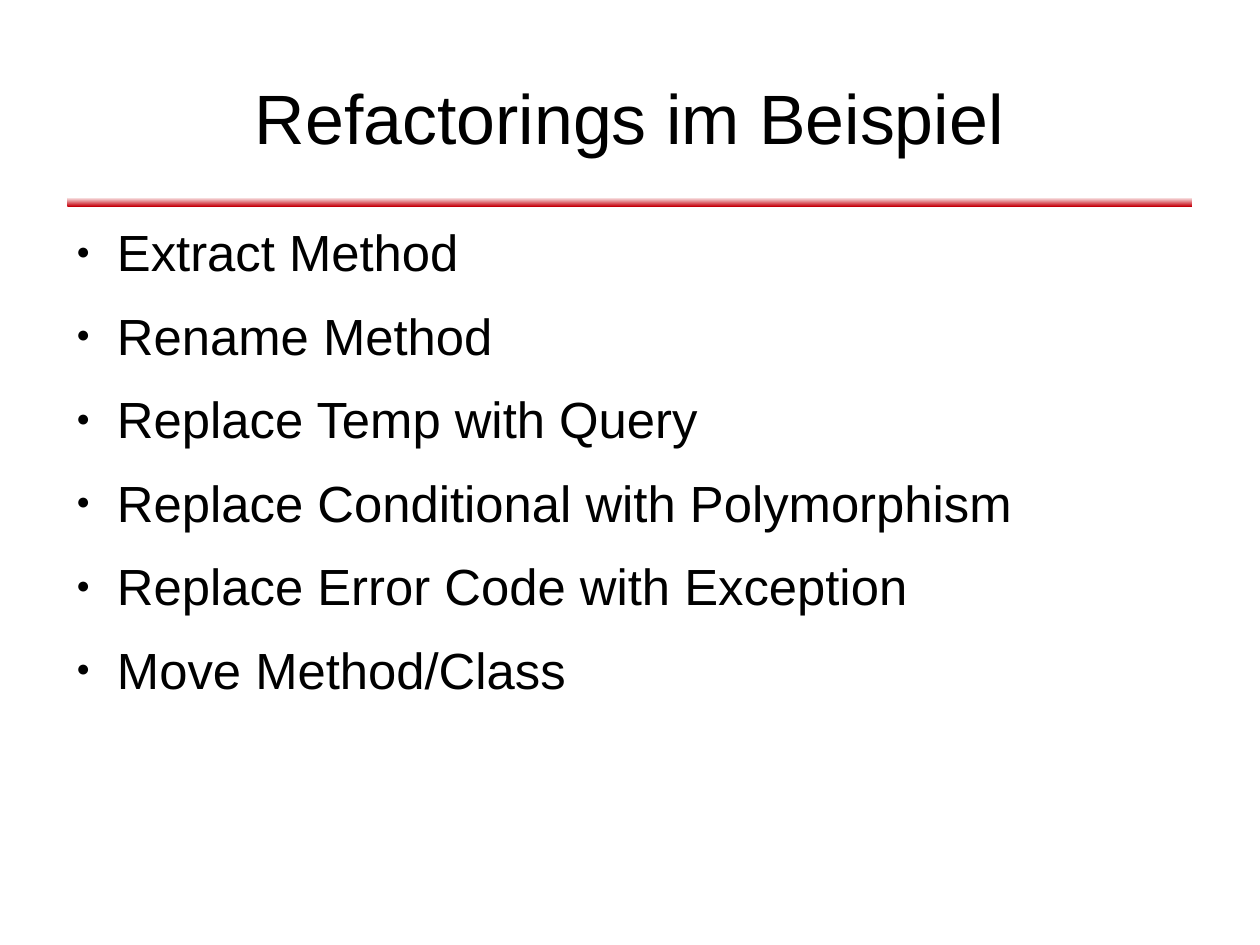
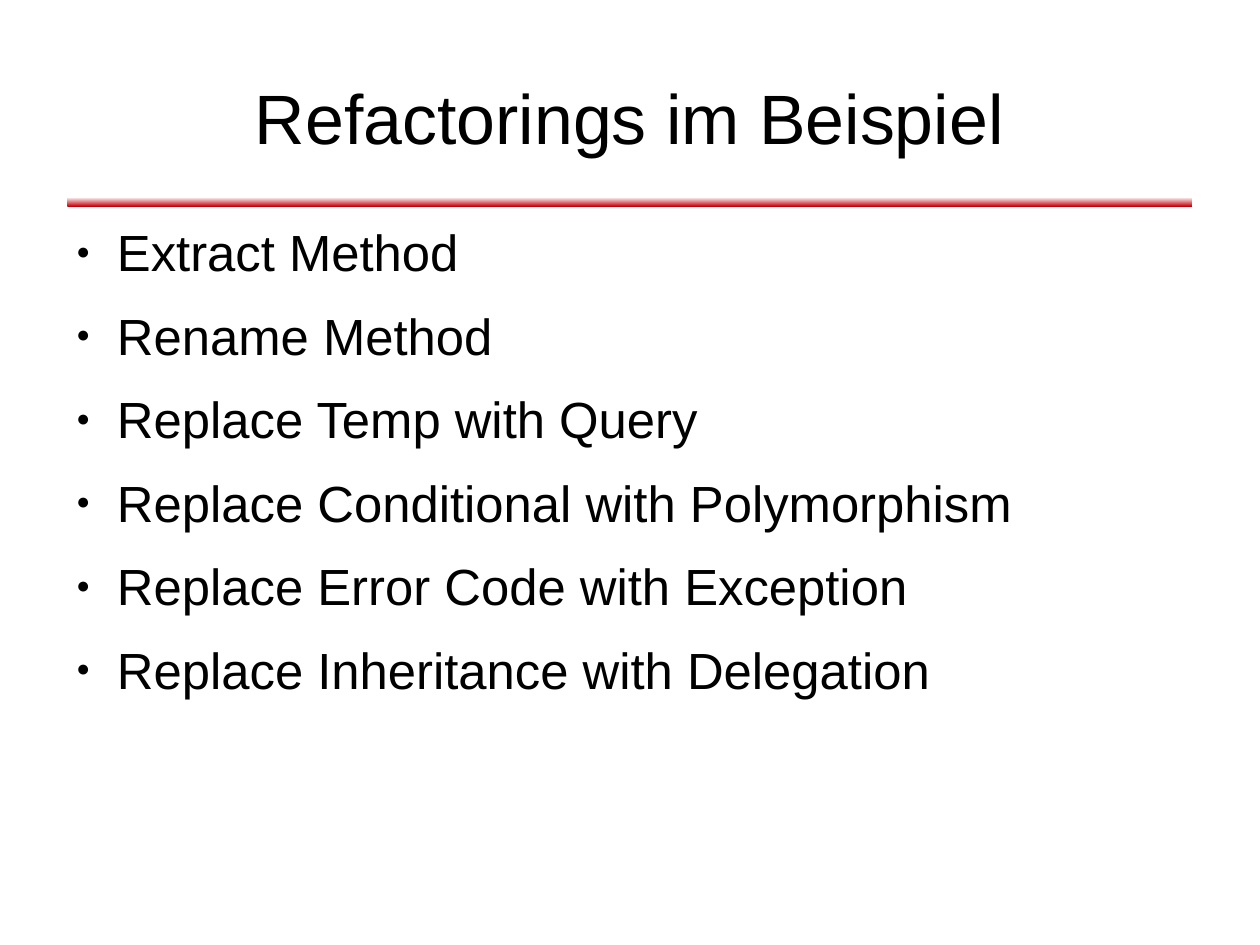
Before and after one commit to dlindner/vorlesung-se2-dhbw, a slide deck: slide 31 of added_2010/Refactoring (2010).odp. Drawn at 1260x945 pixels with LibreOffice and Linux fonts; fonts in the diff are those of the drawing; background and template pictures are left out. Boxes give left, top, right and bottom in pixels: in the first picture for what was removed or moved away, otherwise in the second. Text is boxed around its words. In the diff, an @@ line names an element or a change of style, - is before the commit and + after.

Commit message:
Release Candidate der Refactoring-Vorlesung (2010) fertig. Geht in den Beta-Test

```diff
--- a/added_2010/Refactoring (2010).odp
+++ b/added_2010/Refactoring (2010).odp
@@ text at (117, 652, 930, 699): text changed @@
-● Move Method/Class
+● Replace Inheritance with Delegation
```
Also in this commit, not shown: 4 other slides changed, 2 slides removed.
